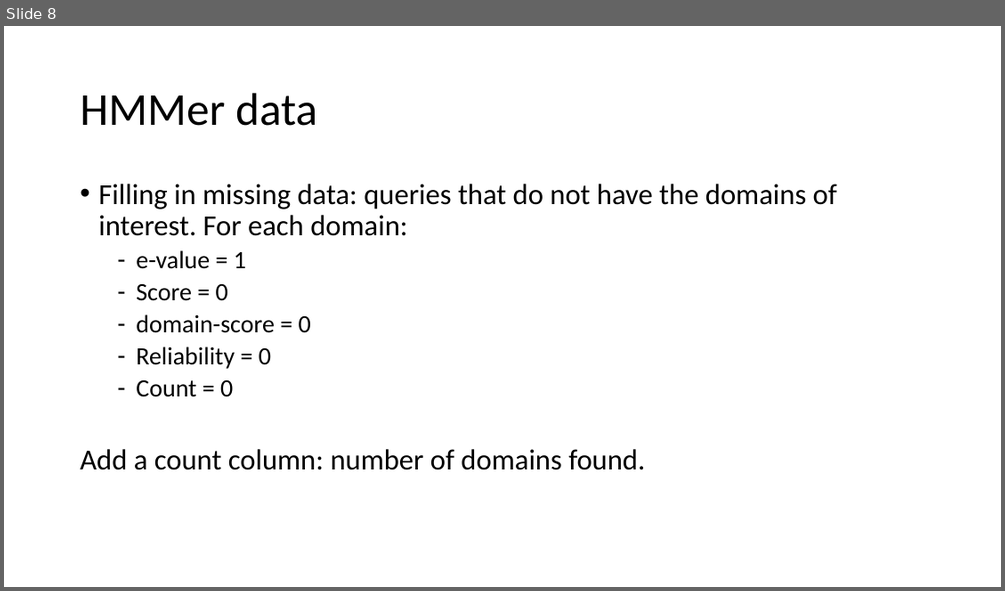
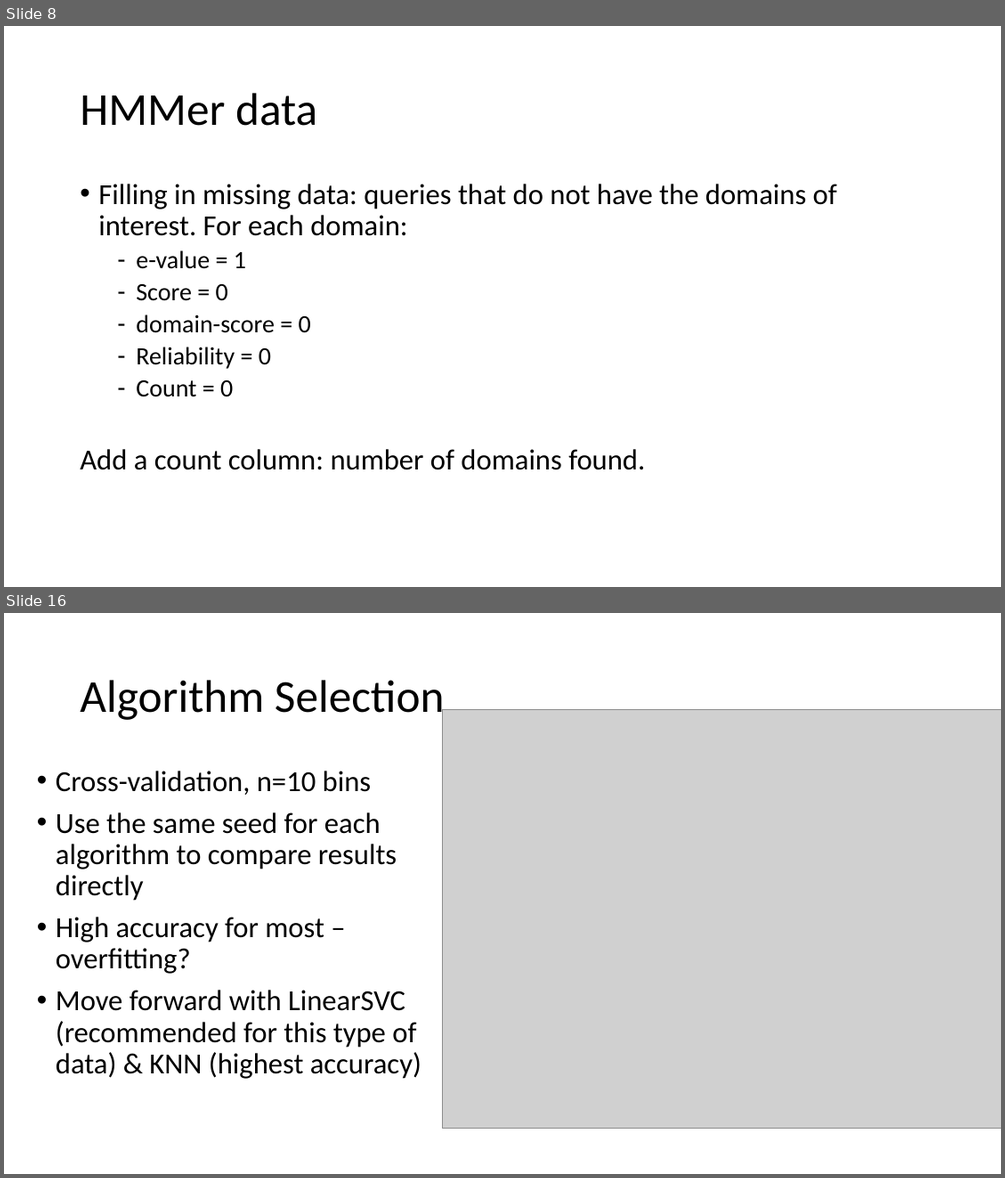
Before and after one commit to JoannaDrx/protein-classification, a slide deck: drugpro-jd.pptx. Shown one above the other, each under a label of ours: slide 8 before the commit, slides 8 and 16 after it; the slides between them are not shown. The pictures are 1005x591 and 1005x1178 pixels, drawn with LibreOffice and Linux fonts; fonts in the diff are those of the drawing; grey boxes stand for pictures. Boxes give left, top, right and bottom in pixels: in the first picture for what was removed or moved away, otherwise in the second. Text is boxed around its words. In the diff, an @@ line names an element or a change of style, - is before the commit and + after.

```diff
--- a/drugpro-jd.pptx
+++ b/drugpro-jd.pptx
@@ slide 16 added at (4, 613, 1001, 1174), background #FFFFFF @@
@@ title added at (80, 680, 445, 722), 44 pt, text #000000 @@
+Algorithm Selection
@@ picture added at (442, 709, 1001, 1128) @@
@@ text added at (56, 771, 421, 1078), 28 pt, text #000000 @@
+• Cross-validation, n=10 bins
+• Use the same seed for each algorithm to compare results directly
+• High accuracy for most – overfitting?
+• Move forward with LinearSVC (recommended for this type of data) & KNN (highest accuracy)
```
Also in this commit, not shown: 7 slides changed, 4 other slides added, 5 slides removed, 25 other files.
